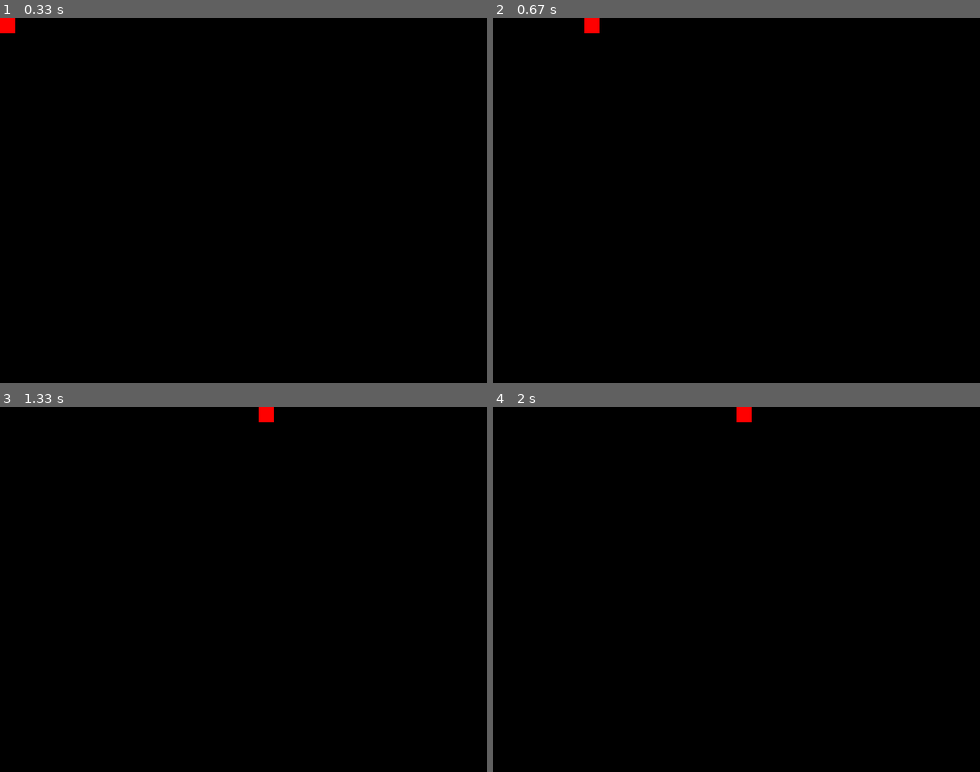
Above: before the commit, frames 1-4 (two rows, left to right).
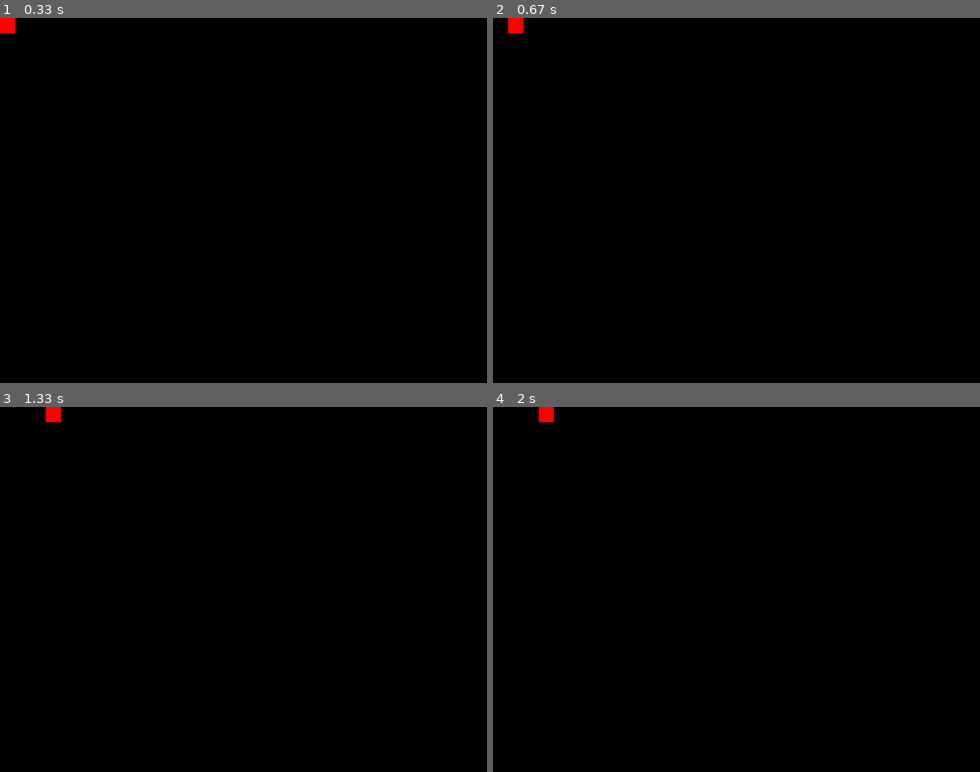
Above: after the commit, the same moments.

Repository: jsbueno/pybr21_pygame_tutorial
Game: pygame game, started from jogo.py
Same seed, same stepped clock (60 frames per second), same inputs: the game is played once before the commit and once after it.
Inputs:
- Up to frame 1 (0.33 s): no input
- Up to frame 2 (0.67 s): hold Right from 0.33 s (still down)
- Up to frame 3 (1.33 s): release Right at 0.8 s; hold Up 0.83-1.13 s; hold Right from 1.17 s (still down)
- Up to frame 4 (2 s): release Right at 1.63 s; hold Left from 1.67 s (still down)

Frame 1 is identical in both runs. In frame 2, 0.3% of the frame differs, in the area x 3-22%, y 0-5%; in frame 3, 0.3%; in frame 4, 0.3%.

Commit message:
Diminui velocidade

Diff:
--- a/jogo.py
+++ b/jogo.py
@@ -10,15 +10,18 @@
     tela = pygame.display.set_mode(TAMANHO)
     x, y = (0, 0)
     vx, vy = 0, 0
+    v = 1 / 3
     while True:
         eventos = pygame.event.get()
         for evento in eventos:
-            if evento.type != pygame.KEYDOWN:
-                continue
-            if evento.key == pygame.K_LEFT: vx = -1
-            if evento.key == pygame.K_RIGHT: vx = 1
-            if evento.key == pygame.K_DOWN: vy = 1
-            if evento.key == pygame.K_UP: vy = -1
+            if evento.type == pygame.KEYDOWN:
+                if evento.key == pygame.K_LEFT: vx = -v
+                if evento.key == pygame.K_RIGHT: vx = v
+                if evento.key == pygame.K_DOWN: vy = v
+                if evento.key == pygame.K_UP: vy = -v
+                if evento.key == pygame.K_ESCAPE: return
+            if evento.type == pygame.KEYUP:
+                vx = vy = 0
         x = x + vx
         y = y + vy
         if x < 0: x= 0
@@ -27,7 +30,7 @@
         if y >= h: y = h - 1
 
         tela.fill(FUNDO)
-        pygame.draw.rect(tela, (255, 0, 0), (x * BL , y * BL, BL, BL))
+        pygame.draw.rect(tela, (255, 0, 0), (int(x) * BL , int(y) * BL, BL, BL))
         pygame.display.flip()
         pygame.time.delay(60)
 
